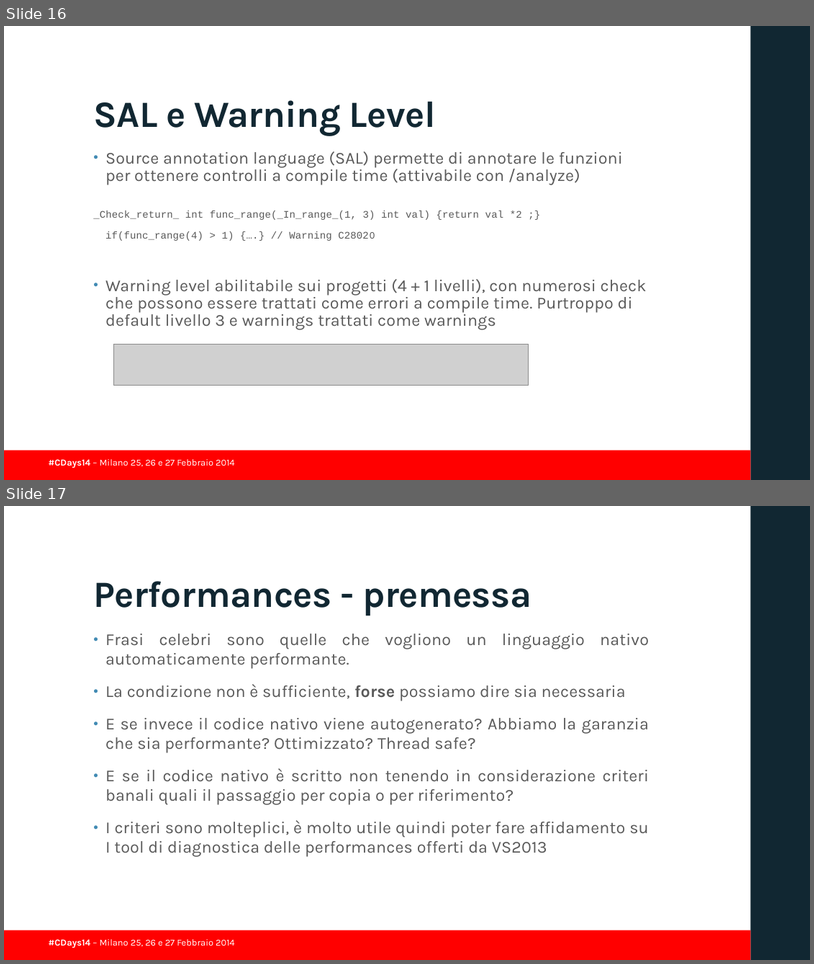
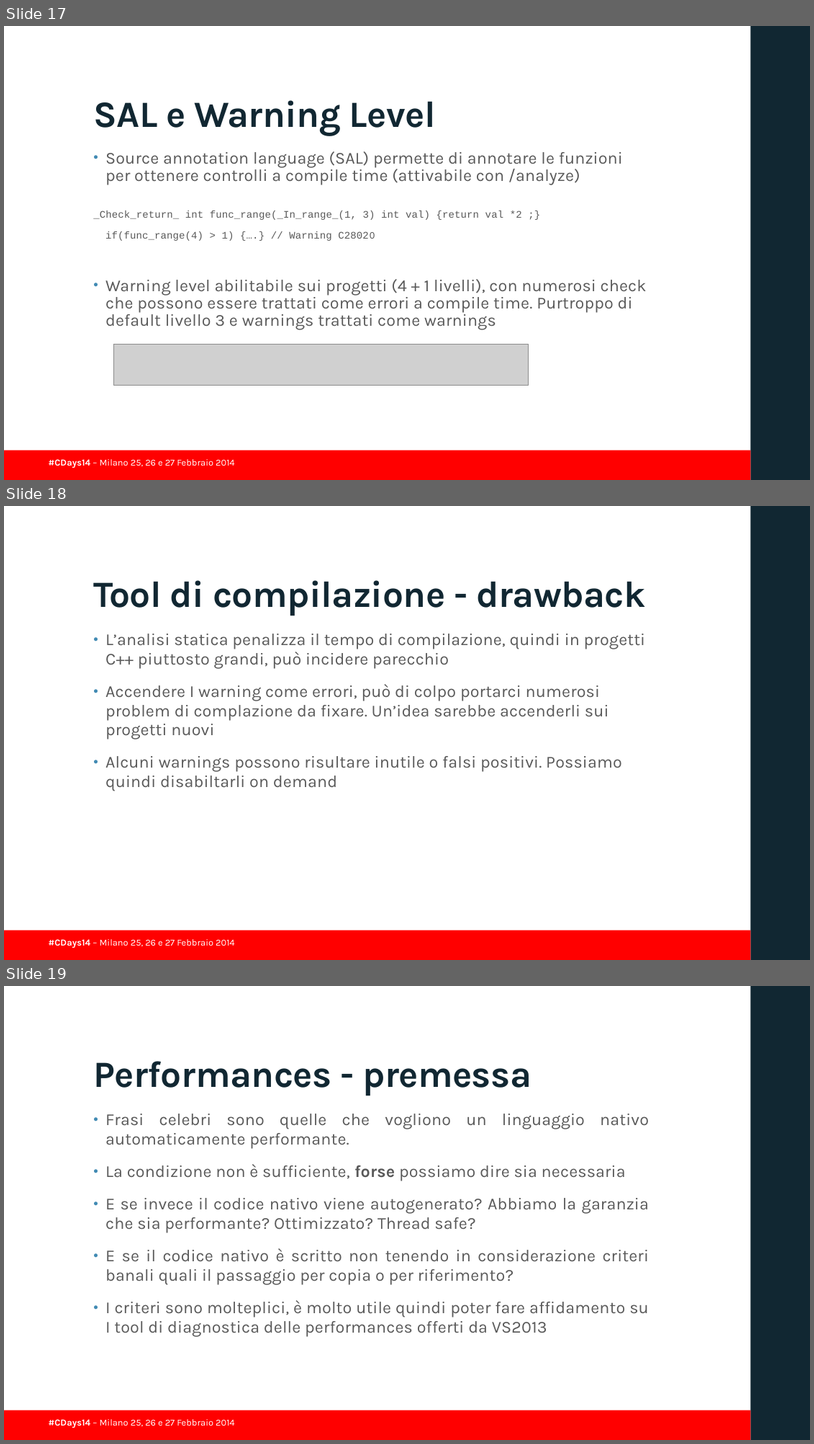
Before and after one commit to guidop/CDays14, a slide deck: presentazioneCDAYS2014.pptx. Shown one above the other, each under a label of ours: slides 16 and 17 before the commit, slides 17, 18 and 19 after it. The pictures are 814x964 and 814x1444 pixels, drawn with LibreOffice and Linux fonts; fonts in the diff are those of the drawing; grey boxes stand for pictures; background and template pictures are left out. Boxes give left, top, right and bottom in pixels: in the first picture for what was removed or moved away, otherwise in the second. Text is boxed around its words. In the diff, an @@ line names an element or a change of style, - is before the commit and + after.

```diff
--- a/presentazioneCDAYS2014.pptx
+++ b/presentazioneCDAYS2014.pptx
@@ slide 18 added at box(4, 506, 810, 960), background #FFFFFF; not listed: 3 template elements that a slide beside it also shows @@
@@ title added at box(93, 580, 646, 615), 44 pt, text #112732, bold @@
+Tool di compilazione - drawback
@@ text added at box(106, 633, 646, 791), 20 pt, text #595959 @@
+• L’analisi statica penalizza il tempo di compilazione, quindi in progetti C++ piuttosto grandi, può incidere parecchio
+• Accendere I warning come errori, può di colpo portarci numerosi problem di complazione da fixare. Un’idea sarebbe accenderli sui progetti nuovi
+• Alcuni warnings possono risultare inutile o falsi positivi. Possiamo quindi disabiltarli on demand
@@ what was slide 16 is now slide 17 @@
@@ what was slide 17 is now slide 19 @@
```
Also in this commit, not shown: 9 slides changed, 1 other slide added.
